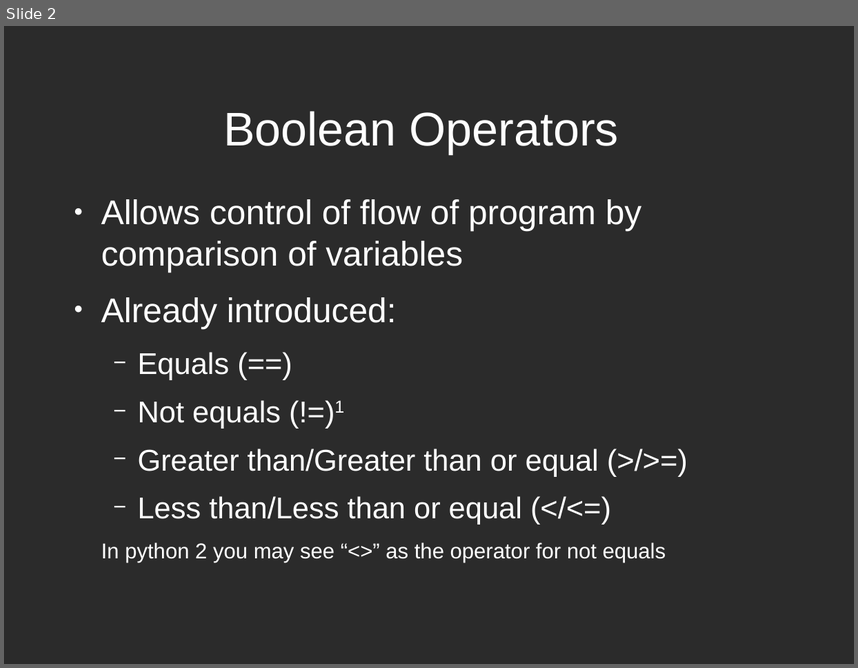
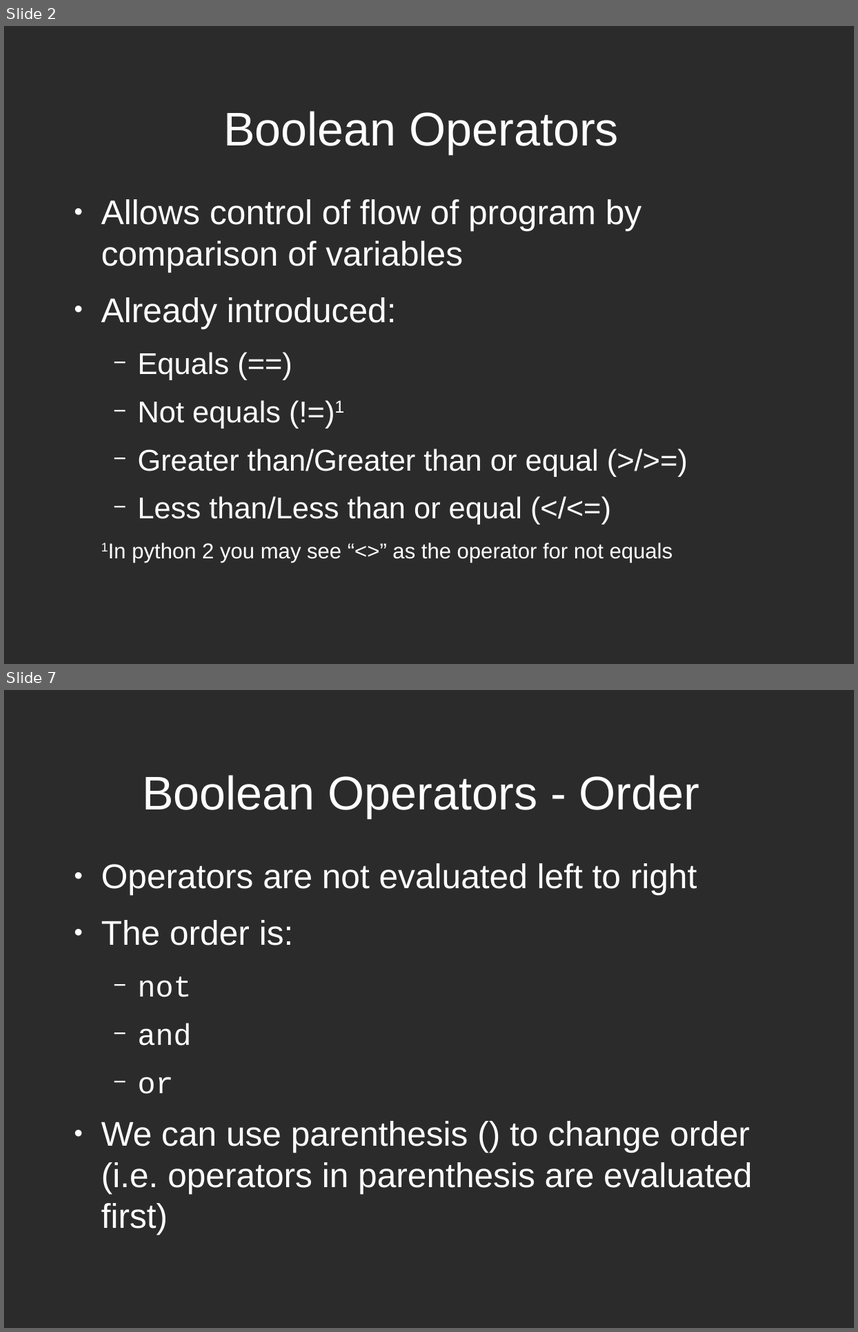
Before and after one commit to Cheltenham-Hackspace/hackspace_python, a slide deck: slides/hackspace_python_slides.odp. Shown one above the other, each under a label of ours: slide 2 before the commit, slides 2 and 7 after it; the slides between them are not shown. The pictures are 858x668 and 858x1332 pixels, drawn with LibreOffice and Linux fonts; fonts in the diff are those of the drawing; background and template pictures are left out; a plain dark background stands for a picture behind light text. Boxes give left, top, right and bottom in pixels: in the first picture for what was removed or moved away, otherwise in the second. Text is boxed around its words. In the diff, an @@ line names an element or a change of style, - is before the commit and + after.

```diff
--- a/slides/hackspace_python_slides.odp
+++ b/slides/hackspace_python_slides.odp
@@ slide 7 added at <box>4,690,854,1328</box>, background picture (left out) @@
@@ title added at <box>142,775,700,818</box>, 44 pt, text #FFFFFF @@
+Boolean Operators - Order
@@ text added at <box>101,863,752,1234</box>, 32 pt, text #FFFFFF @@
+● Operators are not evaluated left to right
+● The order is:
+  − not
+  − and
+  − or
+● We can use parenthesis () to change order (i.e. operators in parenthesis are evaluated first)
@@ slide 2 changed as well @@
@@ text at <box>132,542,673,562</box>: text changed @@
-In python 2 you may see “<>” as the operator for not equals
+1In python 2 you may see “<>” as the operator for not equals
```
Also in this commit, not shown: 1 other slide changed, 30 other slides added, 1 other file.
